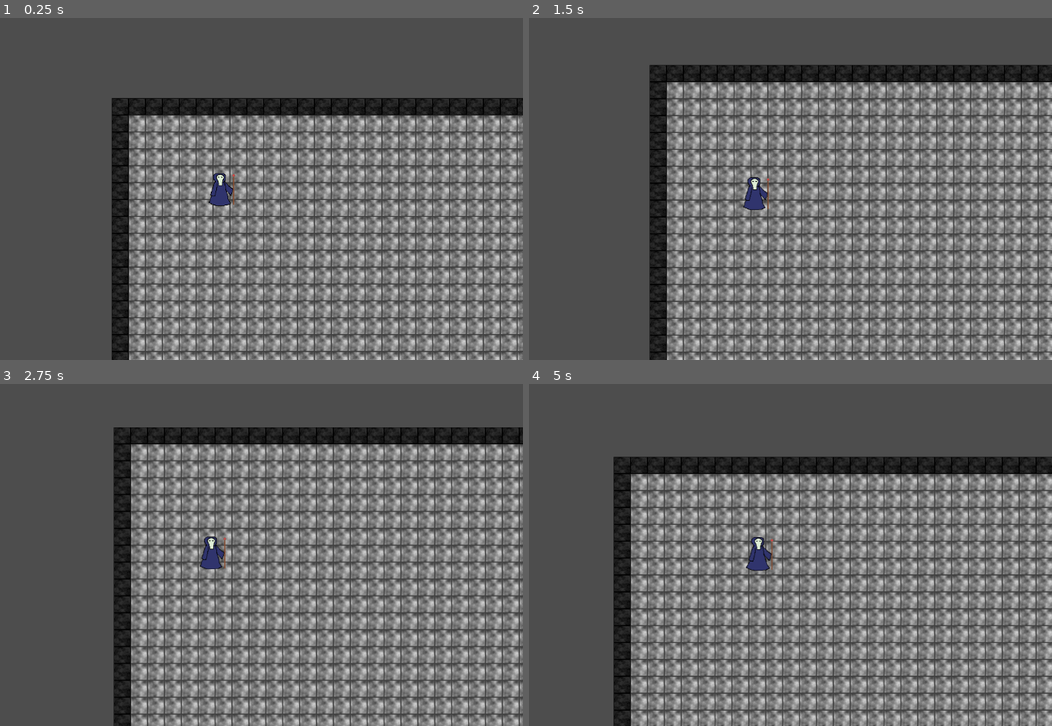
Above: before the commit, frames 1-4 (two rows, left to right).
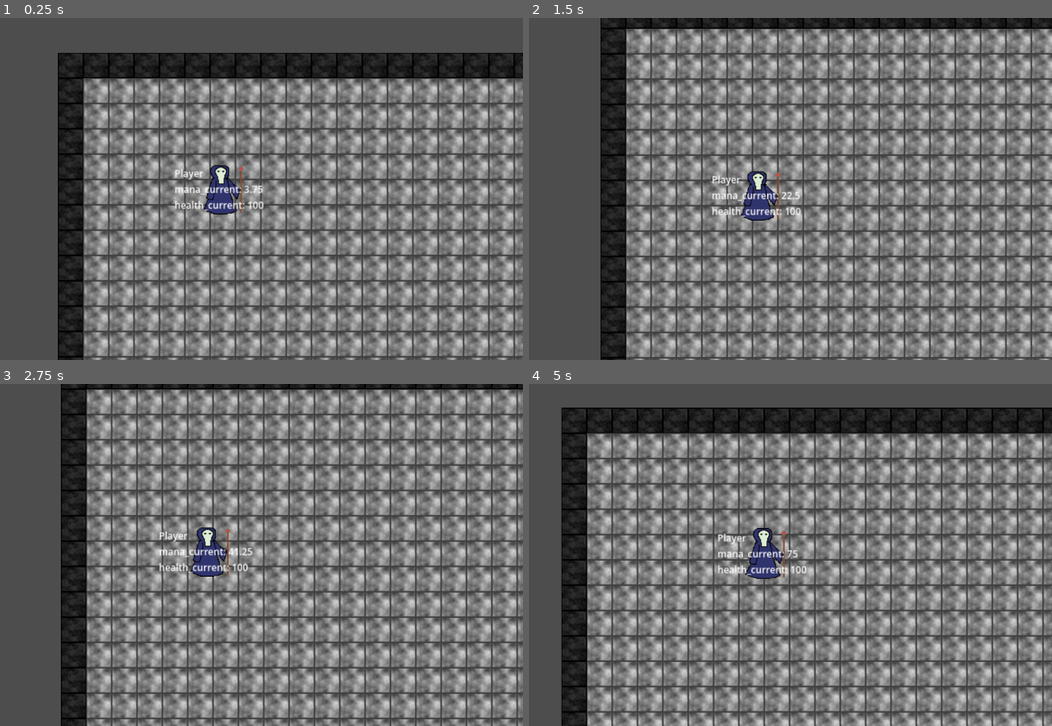
Above: after the commit, the same moments.

Repository: mzhong99/ludum-dare-2024
Game: Godot game, scene res://World/world.tscn
Same seed, same stepped clock (60 frames per second), same inputs: the game is played once before the commit and once after it. The project has no main scene, so this scene is started directly.
Inputs (mouse positions are in pixels of both pictures, inside the frame that each line leads up to):
- Up to frame 1 (0.25 s): no input
- Up to frame 2 (1.5 s): move the mouse to (717, 257) at 0.52 s; press the mouse at (717, 257) at 0.53 s; move the mouse to (931, 240) at 1.27 s; release the mouse at (931, 240) at 1.28 s; click (931, 240) at 1.35 s
- Up to frame 3 (2.75 s): move the mouse to (36, 503) at 2.02 s; press the mouse at (36, 503) at 2.03 s
- Up to frame 4 (5 s): move the mouse to (780, 555) at 2.77 s; release the mouse at (780, 555) at 2.78 s; click (780, 555) at 2.85 s; move the mouse to (654, 469) at 3.52 s; press the mouse at (654, 469) at 3.53 s; move the mouse to (879, 537) at 4.27 s; release the mouse at (879, 537) at 4.28 s; click (879, 537) at 4.35 s

The runs differ from the first frame. In frame 1, 56% of the frame differs, in the area x 11-100%, y 10-100%; in frame 2, 59%; in frame 3, 61%; in frame 4, 62%, in the area x 6-100%, y 6-100%.

Commit message:
Add health and mana to player

Diff:
--- a/Entity/UnusedPlayer.gd
+++ b/Entity/UnusedPlayer.gd
@@ -4,6 +4,13 @@
 	"skill_q": $BulletSkill,
 	"skill_w": $FireballSkill
 }
+
+@export var mana_capacity: float = 100.0
+@export var mana_recharge_pps: float = 15.0
+var mana_current: float = 0.0
+
+@export var health_capacity: float = 100.0
+var health_current: float = health_capacity
 
 @onready var skill_active: SkillBase = skill_table[skill_table.keys().front()]
 @onready var sprite: AnimatedSprite2D = $AnimatedSprite2D
@@ -25,11 +32,14 @@
 
 	for skill_input in skill_table.keys():
 		var skill_base: SkillBase = skill_table[skill_input] as SkillBase
-		if Input.is_action_just_released(skill_input):
-			if skill_base.start_cast():
-				print_debug("skill cast started:", skill_input)
-				skill_active = skill_base
-				return
+		if not Input.is_action_just_released(skill_input):
+			continue
+		if skill_base.mana_cost > self.mana_current:
+			continue
+		if skill_base.start_cast():
+			self.mana_current -= skill_base.mana_cost
+			skill_active = skill_base
+			return
 
 func _draw_spellcast_cooldown_view():
 	var filled_rect = Utility.create_rect(128, 16, skill_active.get_cast_percent())
@@ -40,6 +50,8 @@
 func _process(delta):
 	_process_spellcast_inputs()
 	process_movement(delta)
+
+	mana_current = min(mana_current + (mana_recharge_pps * delta), mana_capacity)
 	# queue_redraw()
 
 func process_movement(delta):
--- a/Entity/UnusedPlayer.tscn
+++ b/Entity/UnusedPlayer.tscn
@@ -1,14 +1,24 @@
-[gd_scene load_steps=9 format=3 uid="uid://xunr3oc0ogd6"]
+[gd_scene load_steps=11 format=3 uid="uid://xunr3oc0ogd6"]
 
 [ext_resource type="Script" path="res://Entity/UnusedPlayer.gd" id="1_2dtbh"]
 [ext_resource type="PackedScene" uid="uid://bj30he4tupx8u" path="res://Skills/SkillBase.tscn" id="3_3ye45"]
 [ext_resource type="PackedScene" uid="uid://2a7lk2v7o5fe" path="res://Skills/Bullet.tscn" id="4_tu746"]
 [ext_resource type="PackedScene" uid="uid://belun4uugbysk" path="res://Skills/Fireball.tscn" id="5_6odcg"]
+[ext_resource type="Texture2D" uid="uid://b37pajflyvanb" path="res://Assets/lich_casting.png" id="5_lot2q"]
 [ext_resource type="Texture2D" uid="uid://60ti4an26s0j" path="res://Assets/lich_standing_1.png" id="5_oi3ig"]
 [ext_resource type="Texture2D" uid="uid://64l1majyil6h" path="res://Assets/lich_standing_2.png" id="6_b1aoa"]
+[ext_resource type="PackedScene" uid="uid://cu2lv2kcfurtt" path="res://Utility/NodeMonitor.tscn" id="7_d7vhv"]
 
 [sub_resource type="SpriteFrames" id="SpriteFrames_p14ga"]
 animations = [{
+"frames": [{
+"duration": 1.0,
+"texture": ExtResource("5_lot2q")
+}],
+"loop": true,
+"name": &"casting",
+"speed": 5.0
+}, {
 "frames": [],
 "loop": true,
 "name": &"default",
@@ -33,6 +43,7 @@
 script = ExtResource("1_2dtbh")
 
 [node name="Camera2D" type="Camera2D" parent="."]
+zoom = Vector2(1.5, 1.5)
 position_smoothing_enabled = true
 
 [node name="BulletSkill" parent="." instance=ExtResource("3_3ye45")]
@@ -43,7 +54,10 @@
 
 [node name="AnimatedSprite2D" type="AnimatedSprite2D" parent="."]
 sprite_frames = SubResource("SpriteFrames_p14ga")
-animation = &"walk_idle"
+animation = &"casting"
 
 [node name="CollisionShape2D" type="CollisionShape2D" parent="."]
 shape = SubResource("CircleShape2D_1uoak")
+
+[node name="NodeMonitor" parent="." instance=ExtResource("7_d7vhv")]
+watchlist = Array[String](["mana_current", "health_current"])
--- a/Skills/SkillBase.gd
+++ b/Skills/SkillBase.gd
@@ -4,6 +4,7 @@
 @export var cooldown_sec: float = 0.5
 @export var windup_sec: float = 0.1
 @export var winddown_sec: float = 0.2
+@export var mana_cost: float = 20.0
 
 @export var skill_spawner: PackedScene
 
--- a/Test/PlayerTest.tscn
+++ b/Test/PlayerTest.tscn
@@ -7,5 +7,5 @@
 
 [node name="Player" parent="." instance=ExtResource("1_s26ft")]
 
-[node name="NodeMonitor" parent="Player" instance=ExtResource("2_v10bj")]
+[node name="NodeMonitor2" parent="Player" instance=ExtResource("2_v10bj")]
 watchlist = Array[String](["is_moving", "global_position"])
--- a/Utility/NodeMonitor.gd
+++ b/Utility/NodeMonitor.gd
@@ -5,7 +5,10 @@
 @onready var _global_position_offset = self.global_position
 
 func _create_property_line(property_name: String):
-	var value = str(self.get_parent().get(property_name))
+	var raw_value = self.get_parent().get(property_name)
+	if typeof(raw_value) == TYPE_FLOAT:
+		raw_value = int(raw_value * 1000) / 1000.0
+	var value = str(raw_value)
 	return "%s: %s\n" % [property_name, value]
 
 func find_parent_node2d():
Binary file added: Assets/lich_casting.png
Not shown, added: Assets/lich_casting.png.import
